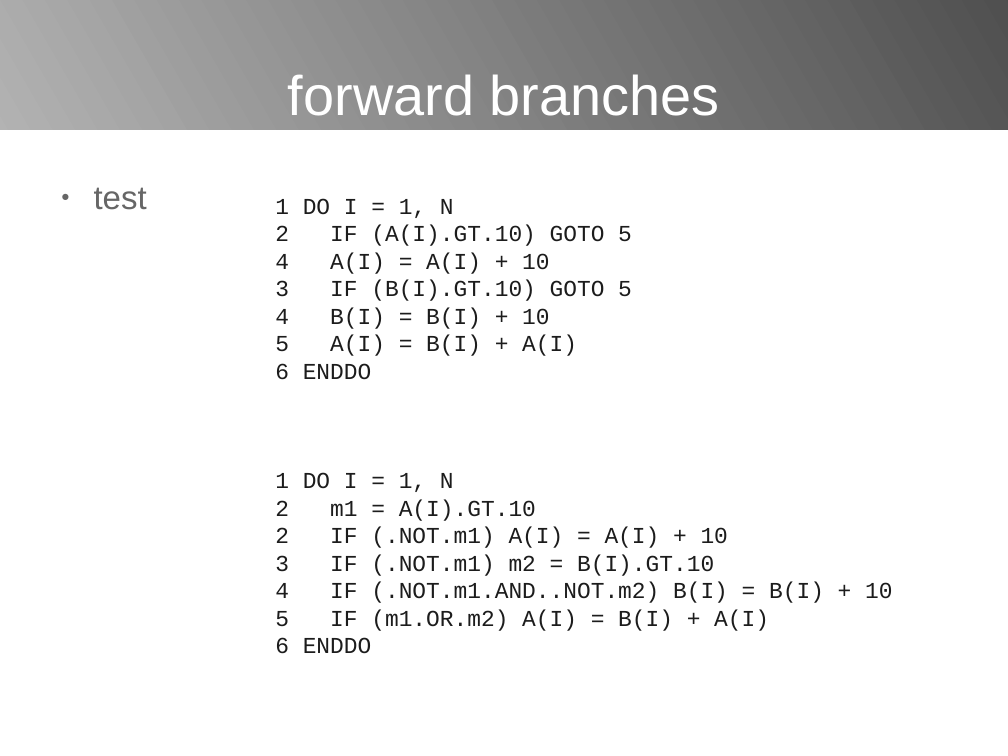
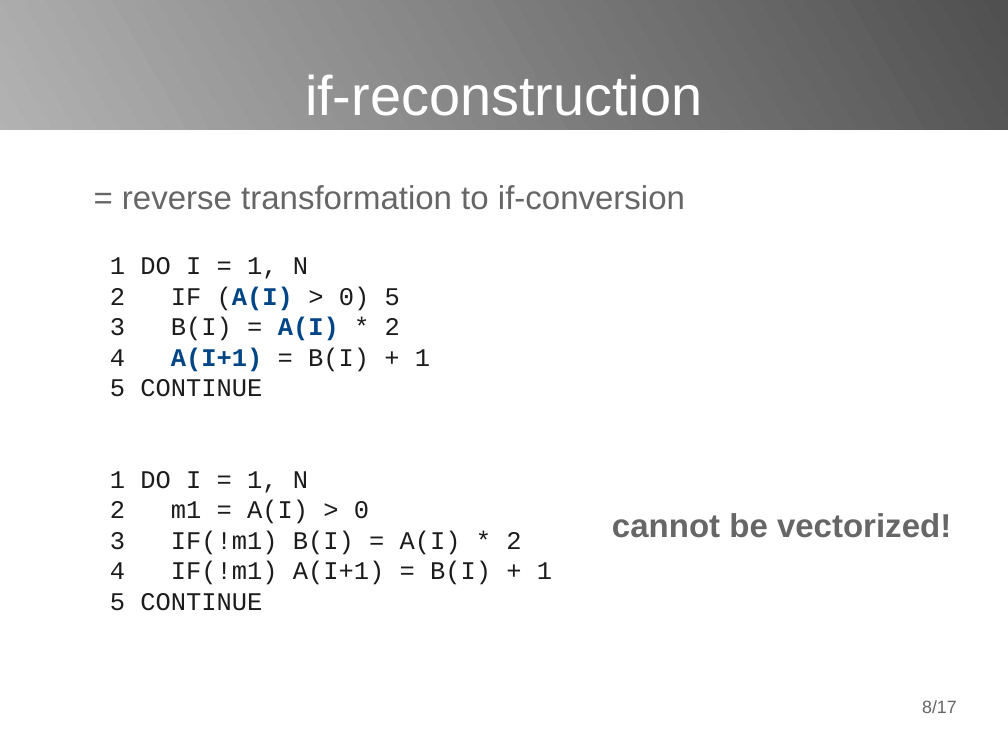
Before and after one commit to poncovka/vype-compiler, a slide deck: slide 8 of presentation/presentation.odp (slide 4 before the commit). Drawn at 1008x756 pixels with LibreOffice and Linux fonts; fonts in the diff are those of the drawing. Boxes give left, top, right and bottom in pixels: in the first picture for what was removed or moved away, otherwise in the second. Text is boxed around its words. In the diff, an @@ line names an element or a change of style, - is before the commit and + after.

Commit message:
Presentation: complete

```diff
--- a/presentation/presentation.odp
+++ b/presentation/presentation.odp
@@ title at bbox=[305, 74, 702, 116]: text changed @@
-forward branches
+if-reconstruction
@@ text at bbox=[122, 185, 685, 210]: text changed @@
-● test
+= reverse transformation to if-conversion
@@ text "1 DO I = 1, ...": place and size @@
-text "1 DO I = 1, ..." at bbox=[275, 198, 892, 654]
+text "1 DO I = 1, ..." at bbox=[110, 257, 552, 611]
@@ text at bbox=[110, 257, 308, 493]: size 18 to 20 pt in "1 DO I = 1, N", "1 DO I = 1, N" @@
@@ text at bbox=[110, 286, 430, 397]: text changed; size 18 to 20 pt @@
-2 IF (A(I).GT.10) GOTO 5
-4 A(I) = A(I) + 10
-3 IF (B(I).GT.10) GOTO 5
-4 B(I) = B(I) + 10
-5 A(I) = B(I) + A(I)
-6 ENDDO
+2 IF (A(I) > 0) 5
+3 B(I) = A(I) * 2
+4 A(I+1) = B(I) + 1
+5 CONTINUE
@@ text at bbox=[110, 499, 552, 611]: text changed; size 18 to 20 pt @@
-2 m1 = A(I).GT.10
-2 IF (.NOT.m1) A(I) = A(I) + 10
-3 IF (.NOT.m1) m2 = B(I).GT.10
-4 IF (.NOT.m1.AND..NOT.m2) B(I) = B(I) + 10
-5 IF (m1.OR.m2) A(I) = B(I) + A(I)
-6 ENDDO
+2 m1 = A(I) > 0
+3 IF(!m1) B(I) = A(I) * 2
+4 IF(!m1) A(I+1) = B(I) + 1
+5 CONTINUE
@@ text added at bbox=[612, 513, 951, 538], 26 pt, text #666666, bold @@
+cannot be vectorized!
@@ page number added at bbox=[922, 700, 957, 713], 14 pt, text #666666 @@
+8/17
```
Also in this commit, not shown: 3 other slides changed, 12 slides added, 8 slides removed, 1 other file.
